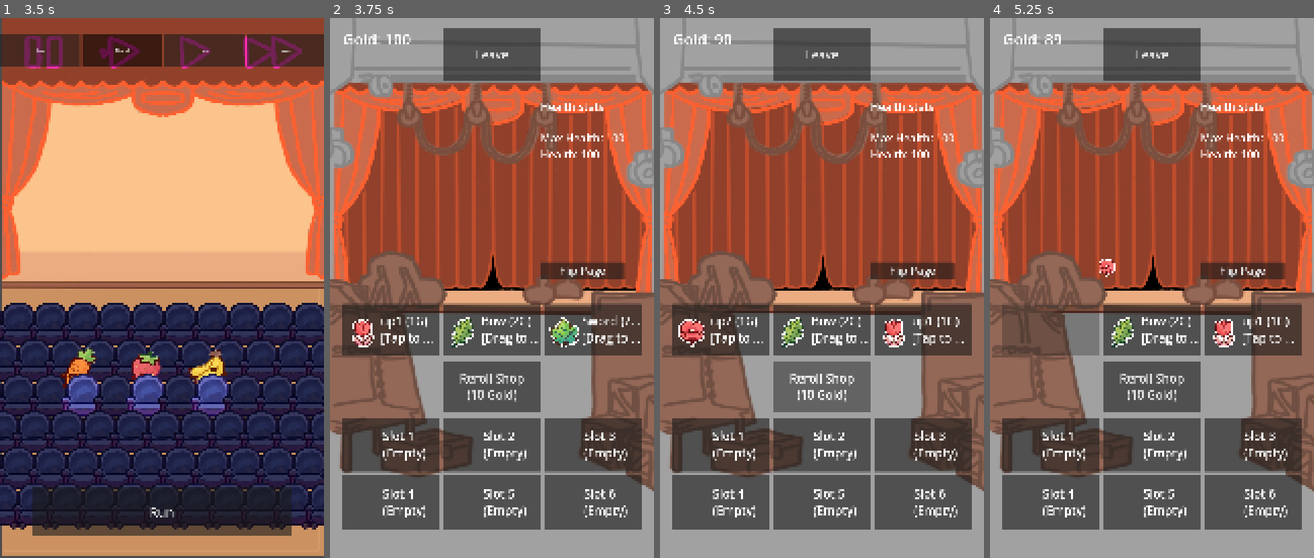
Above: before the commit, frames 1-4 (left to right).
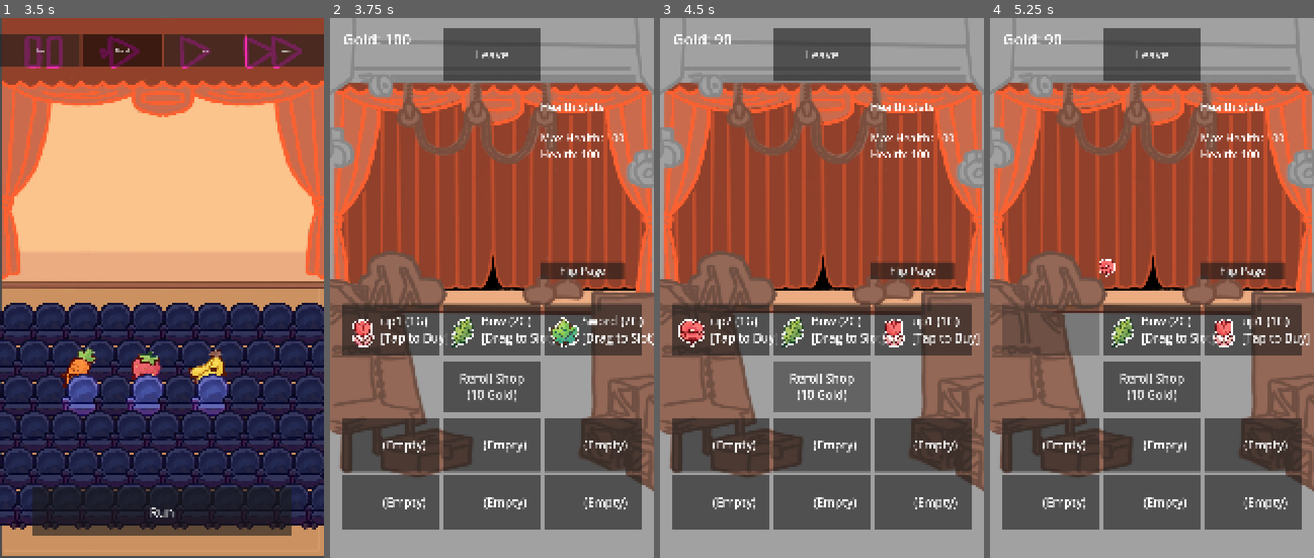
Above: after the commit, the same moments.

Repository: Chrysomall0s/AutoRPG
Game: Godot game, scene res://Scenes/MainMenu.tscn
Two runs of this game, one before a commit and one after it. Both use one fixed random seed, a clock stepped at 60 frames per second and the inputs below. The engine's default icon, where the game draws it, is replaced by a stand-in: a white triangle on a blue panel in a dark square.
Inputs (mouse positions are in pixels of both pictures, inside the frame that each line leads up to):
- Up to frame 1 (3.5 s): click "Easy" at 0.5 s; click "Easy" at 1.25 s; click "Normal" at 2 s; click "Normal" at 2.75 s
- Up to frame 2 (3.75 s): click "Run" at 3.5 s
- Up to frame 3 (4.5 s): click "Reroll Shop (10 Gold)" at 4.25 s
- Up to frame 4 (5.25 s): click (1051, 331) at 5.02 s

Frame 1 is identical in both runs. In frame 2, 2.0% of the frame differs, in the area x 16-100%, y 55-93%; in frame 3, 2.0%, in the area x 16-99%, y 58-93%; in frame 4, 2.0%.

Commit message:
checkpoint

Diff:
--- a/Assets/shaders/outline_shader.gdshader
+++ b/Assets/shaders/outline_shader.gdshader
@@ -4,10 +4,10 @@
 uniform float outline_width : hint_range(0.0, 10.0) = 8.0;
 
 vec4 get_color_for_level(float lvl) {
-    if (lvl <= 20.0) return mix(vec4(1.0, 1.0, 1.0, 1.0), vec4(1.0, 1.0, 0.0, 1.0), (lvl - 1.0) / 19.0);
-    if (lvl <= 40.0) return mix(vec4(1.0, 1.0, 0.0, 1.0), vec4(0.0, 1.0, 0.0, 1.0), (lvl - 21.0) / 19.0);
-    if (lvl <= 60.0) return mix(vec4(0.0, 1.0, 0.0, 1.0), vec4(0.0, 0.0, 1.0, 1.0), (lvl - 41.0) / 19.0);
-    if (lvl <= 80.0) return mix(vec4(0.0, 0.0, 1.0, 1.0), vec4(0.5, 0.0, 0.5, 1.0), (lvl - 61.0) / 19.0);
+    if (lvl <= 2.0) return mix(vec4(1.0, 1.0, 1.0, 1.0), vec4(1.0, 1.0, 0.0, 1.0), (lvl - 1.0) / 19.0);
+    if (lvl <= 4.0) return mix(vec4(1.0, 1.0, 0.0, 1.0), vec4(0.0, 1.0, 0.0, 1.0), (lvl - 21.0) / 19.0);
+    if (lvl <= 6.0) return mix(vec4(0.0, 1.0, 0.0, 1.0), vec4(0.0, 0.0, 1.0, 1.0), (lvl - 41.0) / 19.0);
+    if (lvl <= 8.0) return mix(vec4(0.0, 0.0, 1.0, 1.0), vec4(0.5, 0.0, 0.5, 1.0), (lvl - 61.0) / 19.0);
     return mix(vec4(0.5, 0.0, 0.5, 1.0), vec4(1.0, 0.75, 0.8, 1.0), (lvl - 81.0) / 19.0);
 }
 
--- a/Scripts/Store.gd
+++ b/Scripts/Store.gd
@@ -266,11 +266,17 @@
         GameManager.shop_items.append({"upgrade": upgrade, "bought": false})
 
 func draw_shop_from_persistent_memory():
+    # 1. Clear existing buttons
     for entry in upgrade_buttons:
-        if is_instance_valid(entry["button"]): entry["button"].queue_free()
+        if is_instance_valid(entry["button"]):
+            entry["button"].queue_free()
     upgrade_buttons.clear()
+
+    # 2. Re-create buttons from the updated GameManager.shop_items
     for i in range(GameManager.shop_items.size()):
         create_upgrade_button(GameManager.shop_items[i], i)
+
+    # 3. Force a UI update to colors/states
     update_upgrade_colors()
 
 func create_upgrade_button(global_entry: Dictionary, position_index: int):
@@ -278,9 +284,11 @@
     var cat = upgrade.get("category")
     var screen_size = get_viewport_rect().size
 
-    var button = DragShopButton.new(upgrade, self)
+    # 1. Initialize the button
+    var button = DragShopButton.new(self, upgrade, true, {})
     button.custom_minimum_size = Vector2(screen_size.x * shop_item_width_ratio, screen_size.y * shop_item_height_ratio)
 
+    # 2. Build the UI
     var hbox = HBoxContainer.new()
     hbox.set_anchors_preset(Control.PRESET_FULL_RECT)
     hbox.add_theme_constant_override("separation", 10)
@@ -294,40 +302,48 @@
     tex_rect.expand_mode = TextureRect.EXPAND_IGNORE_SIZE
     tex_rect.stretch_mode = TextureRect.STRETCH_KEEP_ASPECT_CENTERED
 
-    if upgrade.has("icon"):
+    # FIX: ONLY set texture if not bought
+    if not global_entry["bought"] and upgrade.has("icon"):
         var atlas = AtlasTexture.new()
         atlas.atlas = load(upgrade["icon"])
         var idx = upgrade.get("index", 0)
         atlas.region = Rect2(Vector2((idx % 4) * 250, (idx / 4) * 250), Vector2(250, 250))
         tex_rect.texture = atlas
-        # --- APPLY SHADER ---
+
         var mat = ShaderMaterial.new()
         mat.shader = outline_shader
         mat.set_shader_parameter("level", float(upgrade.get("level", 1.0)))
         tex_rect.material = mat
-        # --------------------
+    else:
+        tex_rect.texture = null
+
     hbox.add_child(tex_rect)
 
+    # 3. Create Label
     var label = Label.new()
-    var action_hint = "\n[Drag to Slot]" if cat == "weapon" else "\n[Tap to Buy]"
-    if cat == "weapon_mod": action_hint = "\n[Drag to Mod]"
-    label.text = upgrade["name"] + " (" + str(upgrade["cost"]) + "G)" + action_hint
+    if !global_entry["bought"]:
+        var action_hint = "\n[Drag to Slot]" if cat == "weapon" else "\n[Tap to Buy]"
+        if cat == "weapon_mod": action_hint = "\n[Drag to Mod]"
+        label.text = upgrade["name"] + " (" + str(upgrade["cost"]) + "G)" + action_hint
 
     label.size_flags_horizontal = Control.SIZE_EXPAND_FILL
-    label.autowrap_mode = TextServer.AUTOWRAP_OFF
-    label.text_overrun_behavior = TextServer.OVERRUN_TRIM_ELLIPSIS
-    label.vertical_alignment = VERTICAL_ALIGNMENT_CENTER
     label.add_theme_font_size_override("font_size", int(screen_size.y * shop_button_font_ratio))
     hbox.add_child(label)
 
-    var entry = {"button": button, "global_reference": global_entry, "upgrade": upgrade, "bought": global_entry["bought"]}
+    # 4. Inject entry and store
+    var entry = {
+        "button": button,
+        "global_reference": global_entry,
+        "upgrade": upgrade,
+        "bought": global_entry["bought"]
+    }
     button.entry_reference = entry
     upgrade_buttons.append(entry)
     main_button_container.add_child(button)
 
-    if global_entry["bought"]:
-        button.text = "-- SOLD OUT --"; button.disabled = true
-    else:
+    # 5. Connect signals
+    button.disabled = global_entry["bought"]
+    if not global_entry["bought"]:
         button.pressed.connect(func(): if cat == "passive" or cat == "viewer": handle_passive_purchase(entry))
 
 func refresh_stats():
@@ -337,44 +353,70 @@
 
 func handle_passive_purchase(entry_ref: Dictionary):
     var upgrade_data = entry_ref["upgrade"]
-
-    if entry_ref["bought"]:
-        return
-
-    var success = ShopSystem.buy_passive_upgrade(upgrade_data)
-    if not success:
-        return
-
+    if entry_ref["bought"]: return
+
+    # Ensure the passives list exists
+    if not "passives" in GameManager.player_profile:
+        GameManager.player_profile["passives"] = []
+
+    var player_passives = GameManager.player_profile["passives"]
+    var found = false
+
+    # Check if we already own this passive by name
+    for p in player_passives:
+        if p["name"] == upgrade_data["name"]:
+            # Increment only the level
+            p["level"] += 1
+            found = true
+            break
+
+    # If not found, add it to our inventory as a new entry
+    if not found:
+        var new_passive = upgrade_data.duplicate()
+        new_passive["level"] = 1
+        player_passives.append(new_passive)
+
+    # Finalize UI
     finalize_item_purchase(entry_ref)
     update_gold()
-    refresh_character_and_weapons()
     refresh_stats()
 
+    player_sprite.load_upgrade_sprites()
+
 func handle_drag_drop_purchase(upgrade_data: Dictionary, target_slot_index: int, entry_ref: Dictionary):
-
     var weapons = GameManager.player_profile.get("weapons", [])
-#
-    #if target_slot_index >= weapons.size():
-        #return
-
-    if get_gold() < upgrade_data["cost"]:
-        return
-
+    var existing_weapon = weapons[target_slot_index] if target_slot_index < weapons.size() else null
     var category = upgrade_data.get("category", "")
 
     if category == "weapon":
+        if get_gold() < upgrade_data["cost"]: return
+
+        # 1. Handle Swap logic
+        if existing_weapon != null:
+            # Place old weapon back into the shop's data reference
+            entry_ref["global_reference"]["upgrade"] = existing_weapon
+            entry_ref["global_reference"]["bought"] = false
+
+            # Place new weapon into the slot
+            GameManager.player_profile["weapons"][target_slot_index] = upgrade_data
+        else:
+            # Normal Purchase
+            ShopSystem.equip_weapon(upgrade_data, target_slot_index)
+            finalize_item_purchase(entry_ref)
+
         spend_gold(upgrade_data["cost"])
-        ShopSystem.equip_weapon(upgrade_data, target_slot_index)
 
     elif category == "weapon_mod":
-        var existing = weapons[target_slot_index]
-        if existing and existing.get("name") == upgrade_data.get("target_weapon"):
+        if existing_weapon and existing_weapon.get("name") == upgrade_data.get("target_weapon"):
+            if get_gold() < upgrade_data["cost"]: return
             spend_gold(upgrade_data["cost"])
             ShopSystem.use_upgrade_on_weapon(upgrade_data, target_slot_index)
+            finalize_item_purchase(entry_ref)
         else:
             return
 
-    finalize_item_purchase(entry_ref)
+    # Refresh everything to ensure sync
+    draw_shop_from_persistent_memory()
     update_gold()
     setup_six_slots_ui()
     refresh_character_and_weapons()
@@ -457,7 +499,7 @@
     var screen_size = get_viewport_rect().size
 
     for i in range(6):
-        var slot_btn = DropSlotButton.new(i, self)
+        var slot_btn = DragShopButton.new(self, {"index": i}, false)
         slot_btn.custom_minimum_size = Vector2(screen_size.x * slot_button_width_ratio, screen_size.y * slot_button_height_ratio)
 
         var hbox = HBoxContainer.new()
@@ -516,9 +558,9 @@
             w_lvl = weapon_data.get("level", 1)
         elif typeof(weapon_data) == TYPE_STRING:
             w_name = weapon_data
-        label_node.text = "Slot " + str(index + 1) + "\n" + str(w_name) + " (Lvl " + str(w_lvl) + ")"
+        label_node.text =   str(w_name)
     else:
-        label_node.text = "Slot " + str(index + 1) + "\n(Empty)"
+        label_node.text =  "(Empty)"
 
     label_node.vertical_alignment = VERTICAL_ALIGNMENT_CENTER
     # Ensure font size is consistently applied
@@ -541,68 +583,99 @@
 # CLASSES
 # ---------------------------------
 class DragShopButton extends Button:
-    var upgrade_data: Dictionary
     var shop_main: Node
-    var entry_reference: Dictionary
-
-    func _init(data, main_scene):
-        upgrade_data = data
+    var data: Dictionary # Holds either upgrade info OR weapon index/info
+    var is_shop_item: bool = false
+    var entry_reference: Dictionary # Only used if is_shop_item is true
+
+    var outline_shader = preload("res://Assets/shaders/outline_shader.gdshader")
+
+    func _init(main_scene: Node, item_data: Dictionary, is_shop: bool, entry_ref: Dictionary = {}):
         shop_main = main_scene
+        data = item_data
+        is_shop_item = is_shop
+        entry_reference = entry_ref
 
     func _get_drag_data(_at_position):
-        var cat = upgrade_data.get("category", "")
-        if cat == "passive" or cat == "viewer" or entry_reference["bought"] or shop_main.get_gold() < upgrade_data["cost"]:
+        # 1. Logic for Shop Items (Dragging OUT of shop)
+        if is_shop_item:
+            var cat = data.get("category", "")
+            if cat == "passive" or cat == "viewer" or entry_reference["bought"] or shop_main.get_gold() < data["cost"]:
+                return null
+            return {"type": "purchase", "upgrade": data, "entry": entry_reference}
+
+        # 2. Logic for Inventory Slots (Rearranging/Dragging OUT of slots)
+        var weapons = GameManager.player_profile.get("weapons", [])
+        var idx = data.get("index")
+        if idx == null or idx >= weapons.size() or weapons[idx] == null:
             return null
-
-        var preview = TextureRect.new()
-        preview.custom_minimum_size = Vector2(80, 80)
-
-        # --- FIX STARTS HERE ---
-        if upgrade_data.has("icon"):
-            var atlas = AtlasTexture.new()
-            atlas.atlas = load(upgrade_data["icon"])
-            var idx = upgrade_data.get("index", 0)
-            # Ensure these region values match your setup logic
-            atlas.region = Rect2(Vector2((idx % 4) * 250, (idx / 4) * 250), Vector2(250, 250))
-            preview.texture = atlas
-        else:
-            preview.texture = load("res://icon.svg")
-        # --- FIX ENDS HERE ---
-
-        set_drag_preview(preview)
-        return {"upgrade": upgrade_data, "entry": entry_reference}
-
-class DropSlotButton extends Button:
-    var slot_index: int
-    var shop_main: Node
-
-    # Provide default values so .new() can be called without arguments
-    func _init(idx: int = -1, main_scene: Node = null):
-        slot_index = idx
-        shop_main = main_scene
-
-    func setup(idx: int, main_scene: Node):
-        slot_index = idx
-        shop_main = main_scene
-
-    func _can_drop_data(_pos, data) -> bool:
-        if typeof(data) != TYPE_DICTIONARY: return false
-        var upgrade = data["upgrade"]
-        var cat = upgrade.get("category", "")
-
-        var weapons = GameManager.player_profile.get("weapons", [])
-    # Ensure we don't crash if slot_index is outside current array size
-        var existing = weapons[slot_index] if slot_index < weapons.size() else null
-
-        if cat == "weapon":
-        # Allow dropping a weapon anywhere as long as the slot index is within our UI bounds
-            return true
-
-        if cat == "weapon_mod":
-        # Only allow mods if there is an existing weapon that matches
-            return existing != null and existing.get("name") == upgrade.get("target_weapon")
+        return {"type": "rearrange", "from_index": idx}
+
+    func _can_drop_data(_pos, drop_data) -> bool:
+        if is_shop_item: return false # Shop items don't accept drops
+
+        # Determine what is being held
+        if drop_data.get("type") == "purchase":
+            var upgrade = drop_data["upgrade"]
+            var weapons = GameManager.player_profile.get("weapons", [])
+            var existing = weapons[data["index"]]
+            # Validate weapon/mod logic here...
+            return upgrade.get("category") == "weapon" or (upgrade.get("category") == "weapon_mod" and existing != null)
+
+        if drop_data.get("type") == "rearrange":
+            return true # Allow swapping/leveling between slots
 
         return false
 
-    func _drop_data(_pos, data):
-        shop_main.handle_drag_drop_purchase(data["upgrade"], slot_index, data["entry"])
+    func _drop_data(_pos, drop_data):
+        if drop_data.get("type") == "purchase":
+            shop_main.handle_drag_drop_purchase(drop_data["upgrade"], data["index"], drop_data["entry"])
+        elif drop_data.get("type") == "rearrange":
+            shop_main.handle_rearrange_weapons(drop_data["from_index"], data["index"])
+
+func process_weapon_interaction(source_item: Dictionary, target_slot_index: int):
+    var weapons = GameManager.player_profile.get("weapons", [])
+    var target_weapon = weapons[target_slot_index] if target_slot_index < weapons.size() else null
+
+    # CASE: Same Type -> LEVEL UP
+    if target_weapon != null and target_weapon.get("name") == source_item.get("name"):
+        target_weapon["level"] = target_weapon.get("level", 1) + 1
+        print("Leveled up: " + target_weapon["name"])
+        return true # Interaction successful
+
+    # CASE: Replace/Swap
+    else:
+        # If we have a target, we move it to where the source came from (if applicable)
+        # This implementation simplifies to: Swap current target with source
+        weapons[target_slot_index] = source_item
+        # Note: If dragging from shop, you handle source removal elsewhere
+        return false
+
+# Place this in your main Store.gd script, NOT inside the classes
+func handle_rearrange_weapons(from_index: int, to_index: int):
+    var weapons = GameManager.player_profile.get("weapons", [])
+
+    # 1. Validate indices
+    if from_index < 0 or from_index >= weapons.size() or \
+       to_index < 0 or to_index >= weapons.size():
+        return
+
+    var source_weapon = weapons[from_index]
+    var target_weapon = weapons[to_index]
+
+    # 2. Logic: Level up if same, Swap if different
+    if source_weapon != null and target_weapon != null and source_weapon.get("name") == target_weapon.get("name"):
+        # Same weapon: Level up the target, nullify the source
+        target_weapon["level"] = target_weapon.get("level", 1) + 1
+        weapons[from_index] = null
+        print("Leveled up: " + target_weapon["name"])
+
+    else:
+        # Different (or one is empty): Perform a standard swap
+        var temp = weapons[from_index]
+        weapons[from_index] = weapons[to_index]
+        weapons[to_index] = temp
+
+    # 3. Update the UI
+    setup_six_slots_ui()
+    refresh_character_and_weapons()
